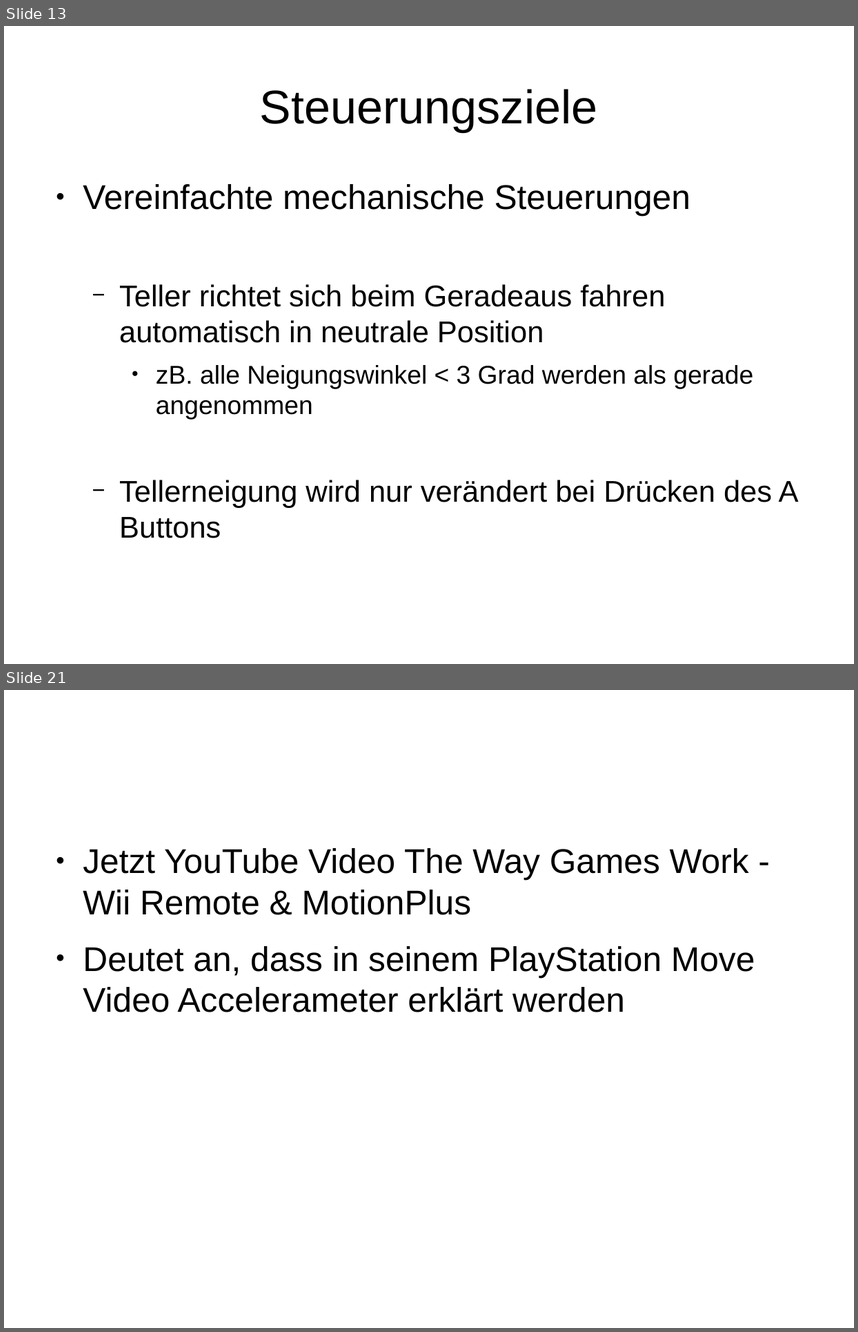
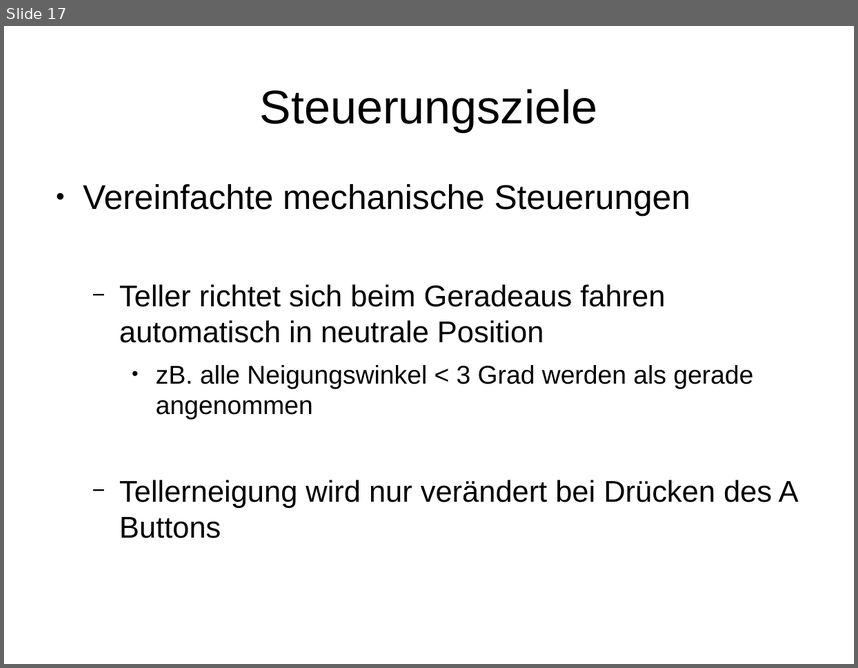
Before and after one commit to plumskl0/Keelan_Neo, a slide deck: VortragMileStoneOne.odp. Shown one above the other, each under a label of ours: slides 13 and 21 before the commit, slide 17 after it; the slides between them are not shown. The pictures are 858x1332 and 858x668 pixels, drawn with LibreOffice and Linux fonts; fonts in the diff are those of the drawing. Boxes give left, top, right and bottom in pixels: in the first picture for what was removed or moved away, otherwise in the second. Text is boxed around its words. In the diff, an @@ line names an element or a change of style, - is before the commit and + after.

```diff
--- a/VortragMileStoneOne.odp
+++ b/VortragMileStoneOne.odp
@@ slide 21 removed at (x1=4, y1=690, x2=854, y2=1328), background #FFFFFF @@
@@ text removed at (x1=83, y1=848, x2=755, y2=1012) @@
-● Jetzt YouTube Video The Way Games Work - Wii Remote & MotionPlus
-● Deutet an, dass in seinem PlayStation Move Video Accelerameter erklärt werden
@@ what was slide 13 is now slide 17 @@
```
Also in this commit, not shown: 3 slides changed, 5 slides added, 12 other slides removed.
